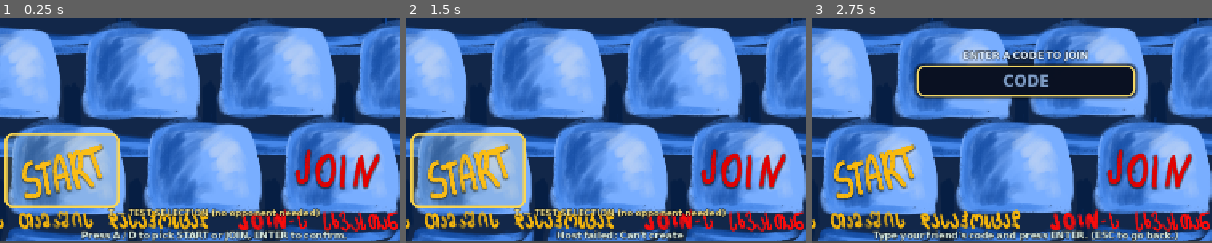
Above: before the commit, frames 1-3 (left to right).
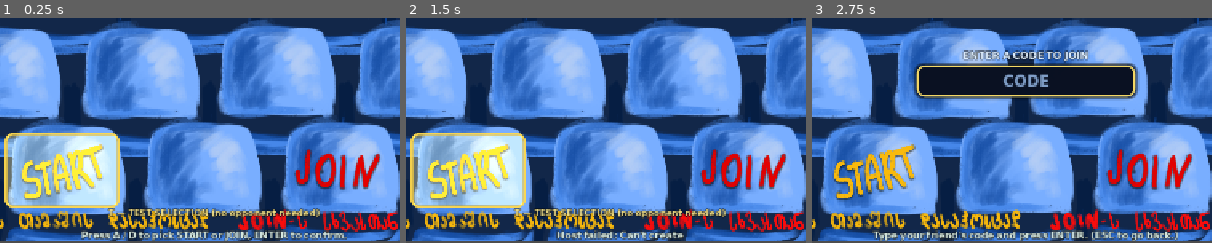
Above: after the commit, the same moments.

Repository: lukalklikadze/fighting-game
Game: Godot game, scene res://starter_2.tscn
The game is run twice, just before and just after one commit, with the same random seed, the same clock (stepped at 60 frames per second) and the same inputs.
Inputs (mouse positions are % of the whole screen's width and height, from its top left):
- Up to frame 1 (0.25 s): no input
- Up to frame 2 (1.5 s): click (31, 84) at 0.5 s; click (31, 84) at 1.25 s
- Up to frame 3 (2.75 s): click (63, 83) at 2 s
The pictures show only the part of the screen within x 23-73%, y 50-100%; the shares and areas given below are measured in that part.

The runs differ from the first frame. In frame 1, 8.3% of the frame differs, in the area x 2-29%, y 52-84%; in frame 2, 8.3%; in frame 3, nothing differs.

Commit message:
Light up the focused START/JOIN word with a soft additive glow
Co-Authored-By: Claude Opus 4.8 <noreply@anthropic.com>

Diff:
--- a/scenes/scripts/starter_2.gd
+++ b/scenes/scripts/starter_2.gd
@@ -56,6 +56,7 @@
 var _status_label: Label
 var _test_hint: Label
 var _menu_highlight: Panel
+var _menu_glow: ColorRect
 var _start_button: Button
 var _join_button: Button
 
@@ -276,6 +277,15 @@
 	_menu_highlight.add_theme_stylebox_override("panel", hl_style)
 	_menu_highlight.mouse_filter = Control.MOUSE_FILTER_IGNORE
 	layer.add_child(_menu_highlight)
+
+	# Soft additive glow that brightens the baked START / JOIN word when focused.
+	_menu_glow = ColorRect.new()
+	_menu_glow.color = Color(1.0, 0.93, 0.62, 0.22)
+	var glow_mat := CanvasItemMaterial.new()
+	glow_mat.blend_mode = CanvasItemMaterial.BLEND_MODE_ADD
+	_menu_glow.material = glow_mat
+	_menu_glow.mouse_filter = Control.MOUSE_FILTER_IGNORE
+	layer.add_child(_menu_glow)
 
 	_code_label = _make_label("ENTER A CODE TO JOIN", 16, Color(0.88, 0.94, 1.0, 1.0))
 	_code_label.horizontal_alignment = HORIZONTAL_ALIGNMENT_CENTER
@@ -336,6 +346,8 @@
 	var hosting_wait := _menu == Menu.WAIT
 	if _menu_highlight != null:
 		_menu_highlight.visible = in_choices
+	if _menu_glow != null:
+		_menu_glow.visible = in_choices
 	if _test_hint != null:
 		_test_hint.visible = in_choices
 	if _code_label != null:
@@ -350,6 +362,10 @@
 	var r := START_RECT if _menu_index == 0 else JOIN_RECT
 	_menu_highlight.position = r.position - Vector2(12, 12)
 	_menu_highlight.size = r.size + Vector2(24, 24)
+	if _menu_glow != null:
+		# Hug the word a little tighter than the box so it reads as a lit button.
+		_menu_glow.position = r.position - Vector2(6, 6)
+		_menu_glow.size = r.size + Vector2(12, 12)
 
 
 func _field_style(focused: bool) -> StyleBoxFlat:
